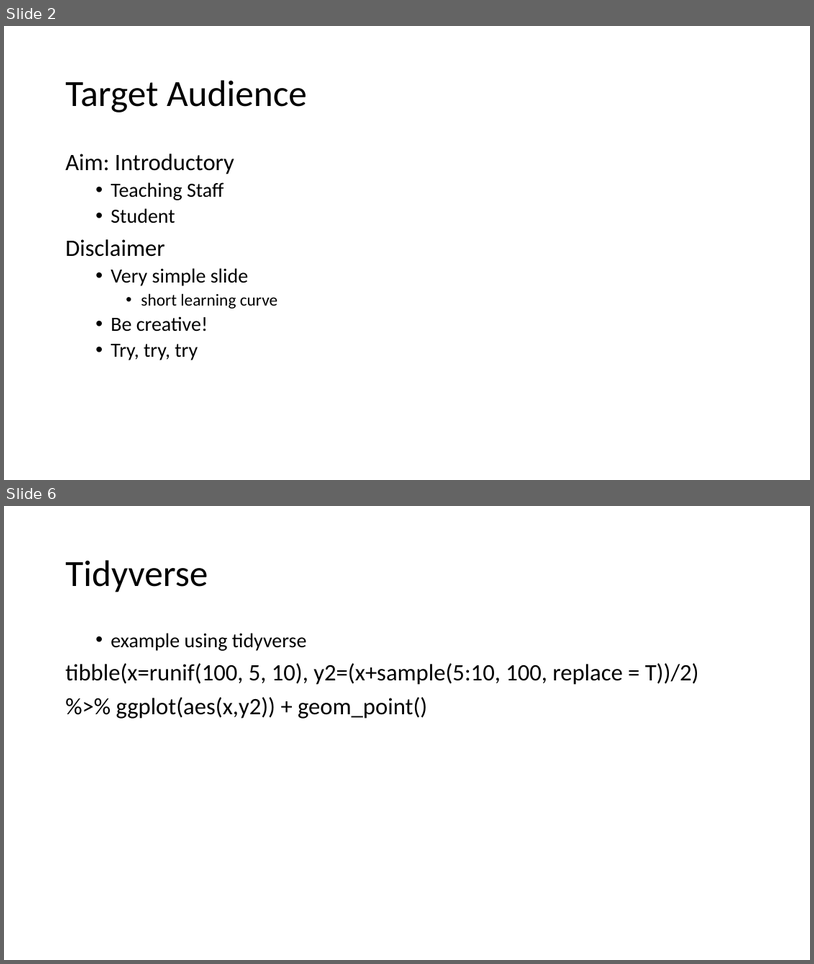
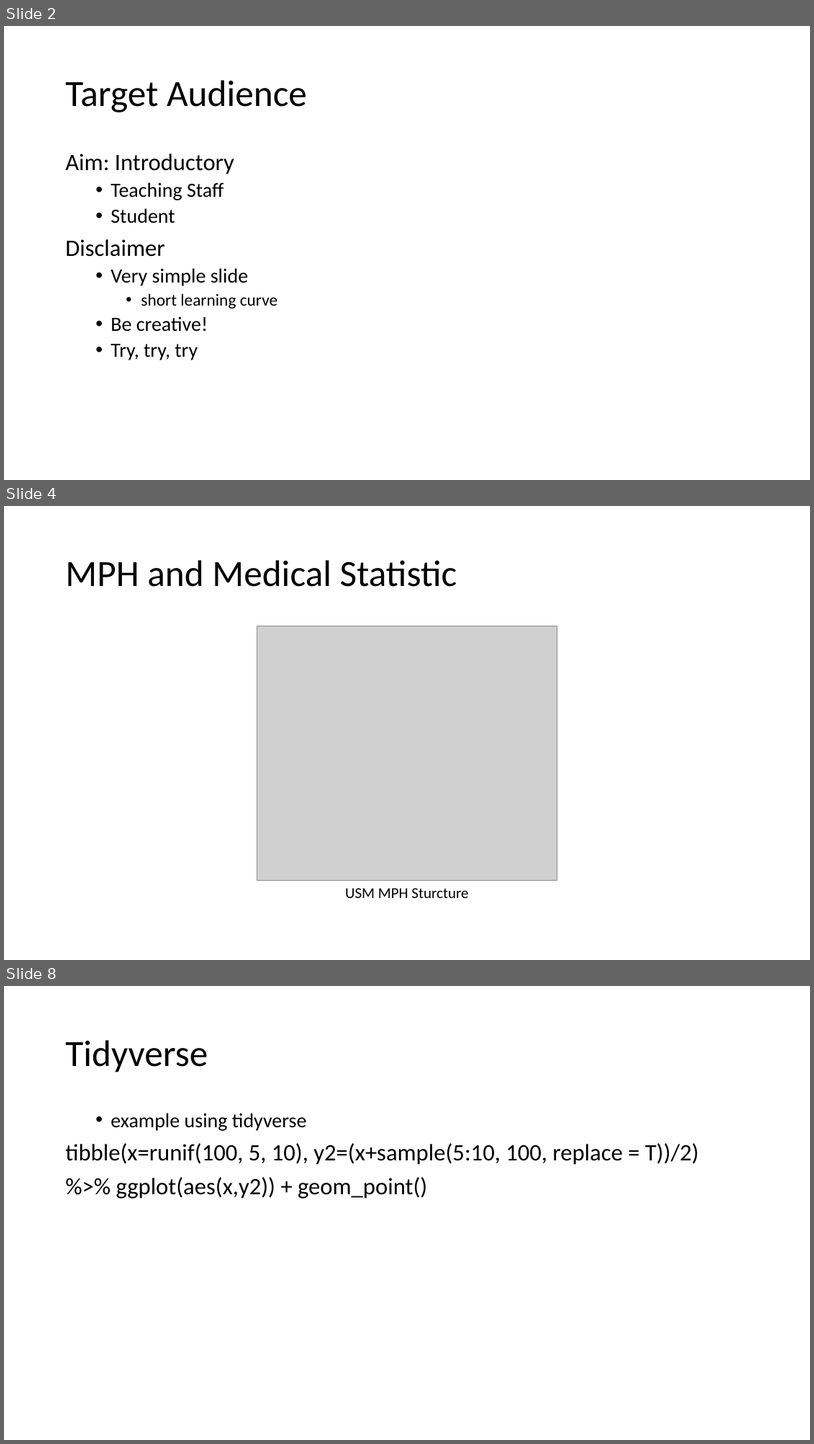
Before and after one commit to MohdAzmiSuliman/PHClassWRMD, a slide deck: PHClassWRMd.pptx. Shown one above the other, each under a label of ours: slides 2 and 6 before the commit, slides 2, 4 and 8 after it; the slides between them are not shown. The pictures are 814x964 and 814x1444 pixels, drawn with LibreOffice and Linux fonts; fonts in the diff are those of the drawing; grey boxes stand for pictures; background and template pictures are left out. Boxes give left, top, right and bottom in pixels: in the first picture for what was removed or moved away, otherwise in the second. Text is boxed around its words. In the diff, an @@ line names an element or a change of style, - is before the commit and + after.

```diff
--- a/PHClassWRMd.pptx
+++ b/PHClassWRMd.pptx
@@ slide 4 added at (4, 506, 810, 960), background #FFFFFF @@
@@ title added at (65, 560, 458, 587), 44 pt, text #000000 @@
+MPH and Medical Statistic
@@ picture added at (257, 626, 558, 880) @@
@@ text added at (345, 888, 468, 898), 18 pt, text #000000 @@
+USM MPH Sturcture
@@ what was slide 6 is now slide 8 @@
```
Also in this commit, not shown: 2 slides changed, 4 other slides added, 7 other files.
